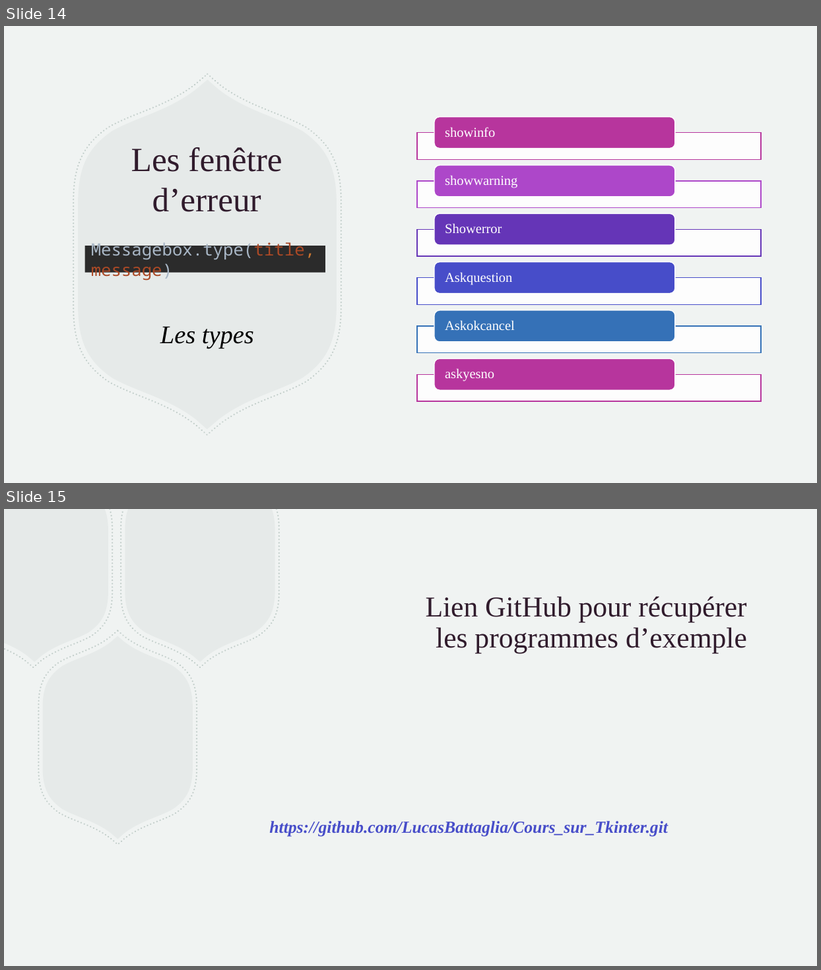
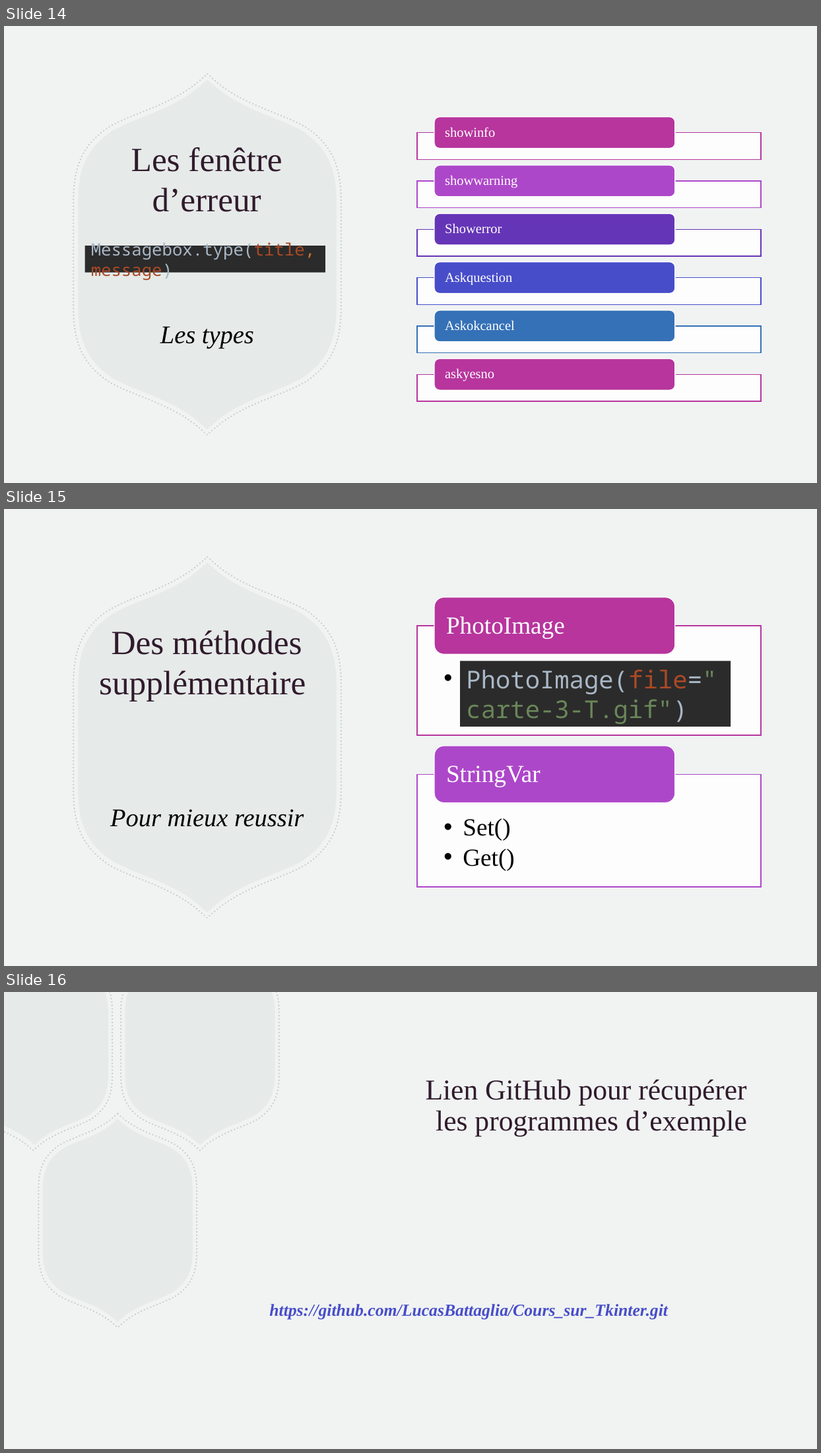
Before and after one commit to LucasBattaglia/Cours_sur_Tkinter, a slide deck: Cours_sur_Tkinter.pptx. Shown one above the other, each under a label of ours: slides 14 and 15 before the commit, slides 14, 15 and 16 after it. The pictures are 821x970 and 821x1453 pixels, drawn with LibreOffice and Linux fonts; fonts in the diff are those of the drawing. Boxes give left, top, right and bottom in pixels: in the first picture for what was removed or moved away, otherwise in the second. Text is boxed around its words. In the diff, an @@ line names an element or a change of style, - is before the commit and + after.

```diff
--- a/Cours_sur_Tkinter.pptx
+++ b/Cours_sur_Tkinter.pptx
@@ slide 15 added at <box>4,509,817,966</box>, background #F0F3F2; not listed: 4 template elements that a slide beside it also shows @@
@@ rectangle added at <box>4,509,817,966</box>, fill #F0F3F2 @@
@@ freeform shape added at <box>73,557,341,918</box>, outline #ADBDB8 2 pt dashed @@
@@ freeform shape added at <box>78,562,337,913</box>, fill #ADBDB8 at 15% opacity @@
@@ title added at <box>99,630,306,702</box>, 40 pt, text #301B2C @@
+Des méthodes supplémentaire
@@ rectangle added at <box>460,661,731,727</box>, fill #2B2B2B, 29 pt, text #6A8759 @@
+PhotoImage(file="carte-3-T.gif")
@@ group added at <box>417,597,761,887</box>: 4 texts, 2 rectangles, 2 rounded rectangles @@
+  • PhotoImage(file="carte-3-T.gif")
+PhotoImage
+  • Set()
+  • Get()
+StringVar
@@ text added at <box>110,809,304,827</box>, 30 pt, text #000000, italic @@
+Pour mieux reussir
@@ what was slide 15 is now slide 16 @@
```
Also in this commit, not shown: 1 other slide added, 4 other files.
